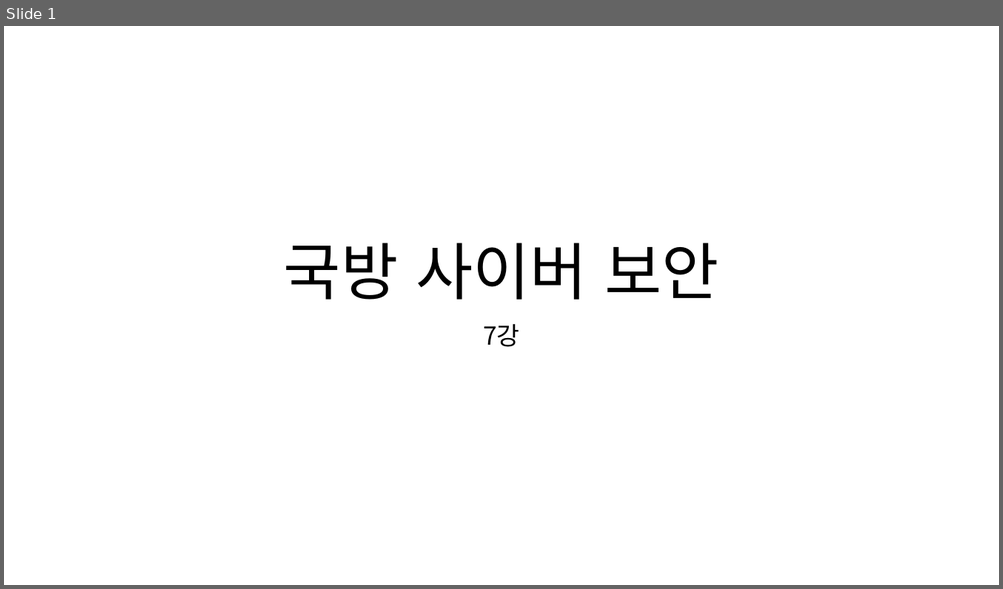
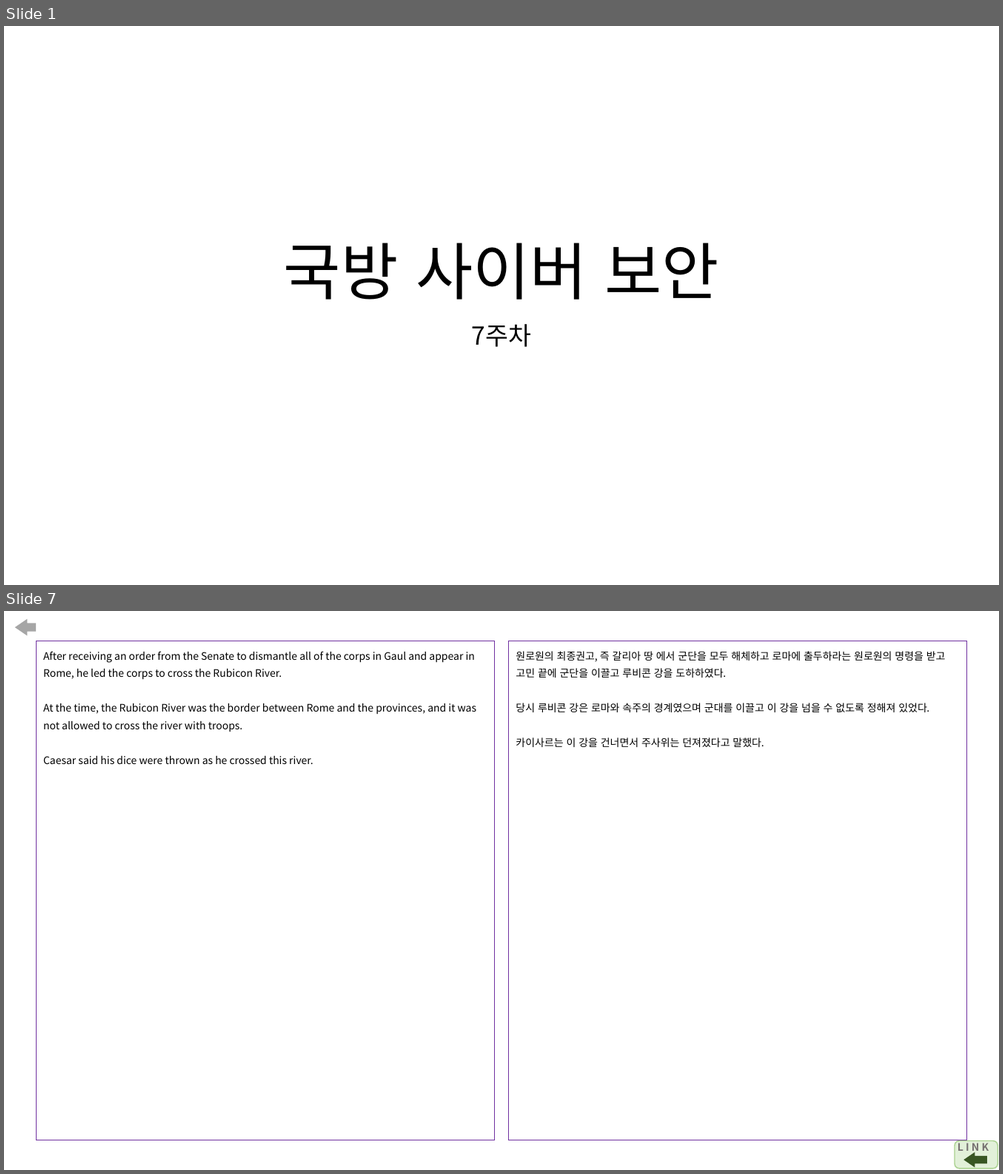
Before and after one commit to arizona95/CyberTraining, a slide deck: Lecture/student_before_class_ppt/국방사이버보안_수업전_7강.pptx. Shown one above the other, each under a label of ours: slide 1 before the commit, slides 1 and 7 after it; the slides between them are not shown. The pictures are 1003x589 and 1003x1174 pixels, drawn with LibreOffice and Linux fonts; fonts in the diff are those of the drawing. Boxes give left, top, right and bottom in pixels: in the first picture for what was removed or moved away, otherwise in the second. Text is boxed around its words. In the diff, an @@ line names an element or a change of style, - is before the commit and + after.

```diff
--- a/Lecture/student_before_class_ppt/국방사이버보안_수업전_7강.pptx
+++ b/Lecture/student_before_class_ppt/국방사이버보안_수업전_7강.pptx
@@ slide 7 added at [4, 611, 999, 1170], background #FFFFFF @@
@@ right arrow added at [15, 619, 36, 636], fill #A6A6A6 @@
@@ rectangle added at [36, 641, 494, 1140], outline #7030A0 0.75 pt, 10 pt, text #000000 @@
+After receiving an order from the Senate to dismantle all of the corps in Gaul and appear in Rome, he led the corps to cross the Rubicon River.
+At the time, the Rubicon River was the border between Rome and the provinces, and it was not allowed to cross the river with troops.
+Caesar said his dice were thrown as he crossed this river.
@@ rectangle added at [509, 641, 967, 1140], outline #7030A0 0.75 pt, 10 pt, text #000000 @@
+원로원의 최종권고, 즉 갈리아 땅 에서 군단을 모두 해체하고 로마에 출두하라는 원로원의 명령을 받고 고민 끝에 군단을 이끌고 루비콘 강을 도하하였다.
+당시 루비콘 강은 로마와 속주의 경계였으며 군대를 이끌고 이 강을 넘을 수 없도록 정해져 있었다.
+카이사르는 이 강을 건너면서 주사위는 던져졌다고 말했다.
@@ rounded rectangle added at [955, 1142, 998, 1169], fill #E2F0D9, outline #A9D18E 1 pt @@
@@ text added at [957, 1142, 989, 1155], 10 pt, text #767171, bold @@
+L I N K
@@ right arrow added at [964, 1153, 987, 1167], fill #385723 @@
@@ slide 1 changed as well @@
@@ subtitle at [472, 324, 531, 347]: text changed @@
-7강
+7주차
```
Also in this commit, not shown: 2 other slides changed, 16 other slides added, 13 slides removed, 21 other files.
